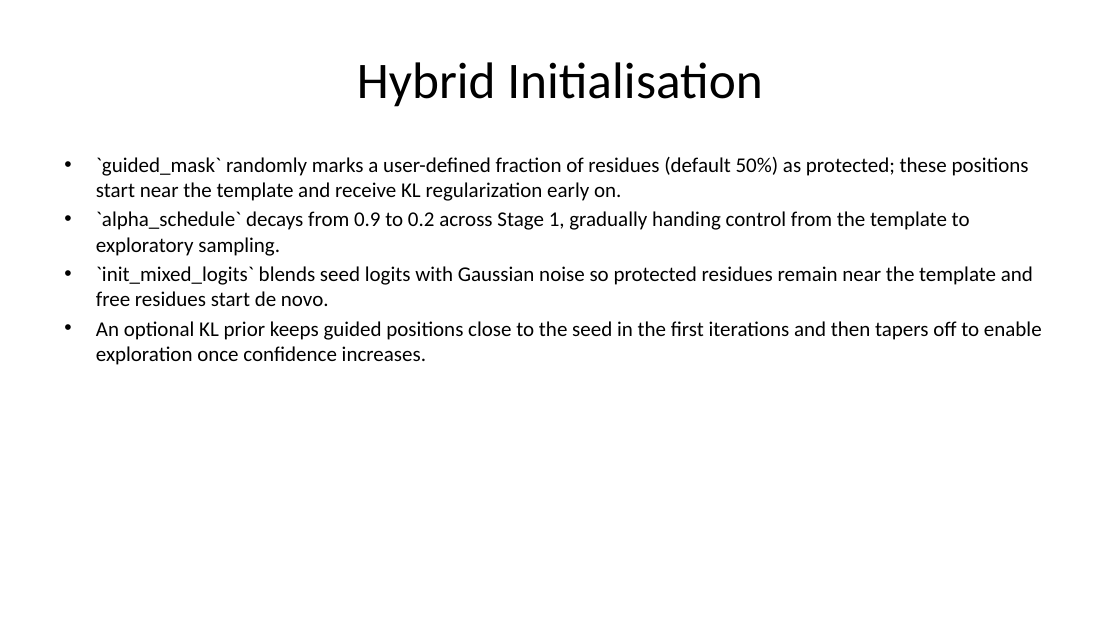
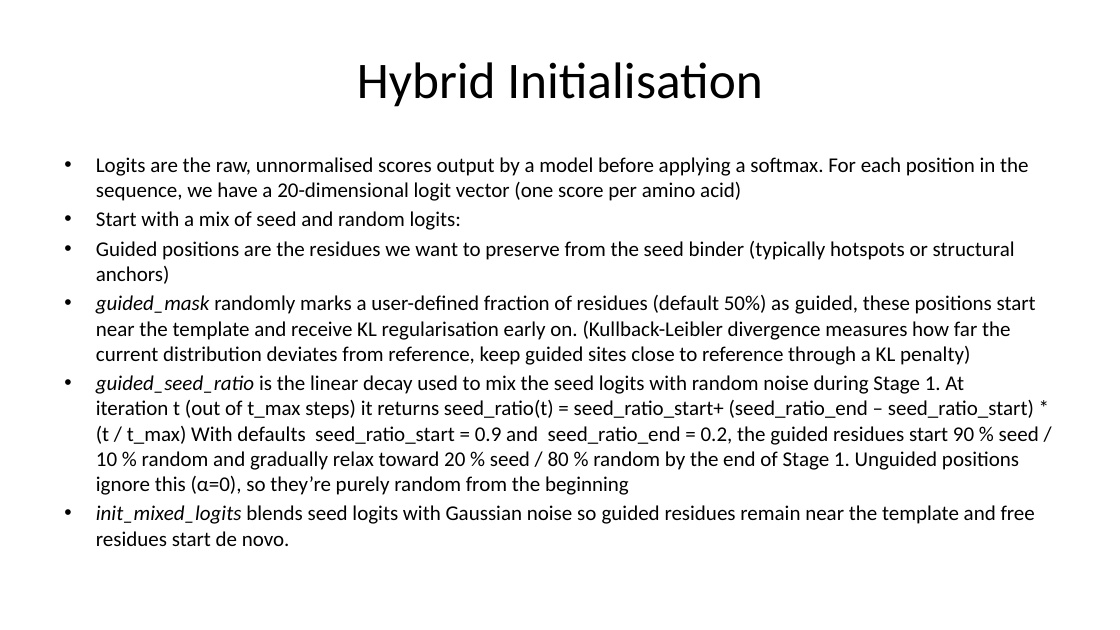
Before and after one commit to kaylertee/ActiveTargeting, a slide deck: slide 12 of Presentations/MutaCraft Presentation.pptx. Drawn at 1120x630 pixels with LibreOffice and Linux fonts; fonts in the diff are those of the drawing. Boxes give left, top, right and bottom in pixels: in the first picture for what was removed or moved away, otherwise in the second. Text is boxed around its words. In the diff, an @@ line names an element or a change of style, - is before the commit and + after.

```diff
--- a/Presentations/MutaCraft Presentation.pptx
+++ b/Presentations/MutaCraft Presentation.pptx
@@ text at [96, 157, 1039, 546]: text changed @@
-• `guided_mask` randomly marks a user-defined fraction of residues (default 50%) as protected; these positions start near the template and receive KL regularization early on.
-• `alpha_schedule` decays from 0.9 to 0.2 across Stage 1, gradually handing control from the template to exploratory sampling.
-• `init_mixed_logits` blends seed logits with Gaussian noise so protected residues remain near the template and free residues start de novo.
-• An optional KL prior keeps guided positions close to the seed in the first iterations and then tapers off to enable exploration once confidence increases.
+• Logits are the raw, unnormalised scores output by a model before applying a softmax. For each position in the sequence, we have a 20-dimensional logit vector (one score per amino acid)
+• Start with a mix of seed and random logits:
+• Guided positions are the residues we want to preserve from the seed binder (typically hotspots or structural anchors)
+• guided_mask randomly marks a user-defined fraction of residues (default 50%) as guided, these positions start near the template and receive KL regularisation early on. (Kullback-Leibler divergence measures how far the current distribution deviates from reference, keep guided sites close to reference through a KL penalty)
+• guided_seed_ratio is the linear decay used to mix the seed logits with random noise during Stage 1. At iteration t (out of t_max steps) it returns seed_ratio(t) = seed_ratio_start+ (seed_ratio_end – seed_ratio_start) * (t / t_max) With defaults seed_ratio_start = 0.9 and seed_ratio_end = 0.2, the guided residues start 90 % seed / 10 % random and gradually relax toward 20 % seed / 80 % random by the end of Stage 1. Unguided positions ignore this (α=0), so they’re purely random from the beginning
+• init_mixed_logits blends seed logits with Gaussian noise so guided residues remain near the template and free residues start de novo.
```
Also in this commit, not shown: 13 other slides changed, 2 slides added, 2 slides removed.
